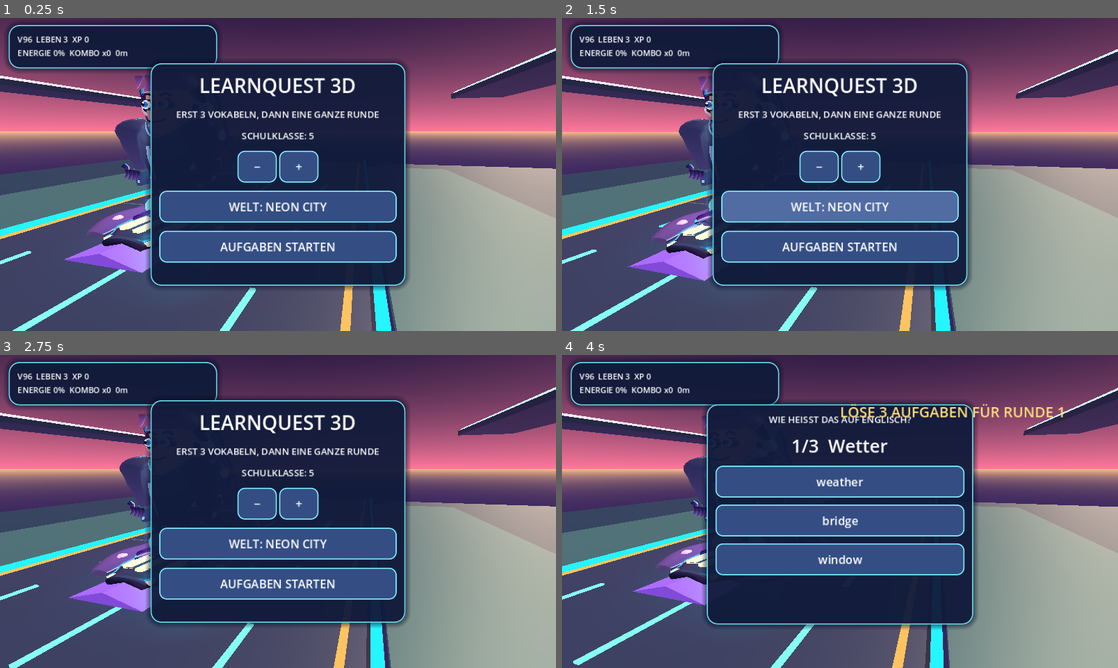
Above: before the commit, frames 1-4 (two rows, left to right).
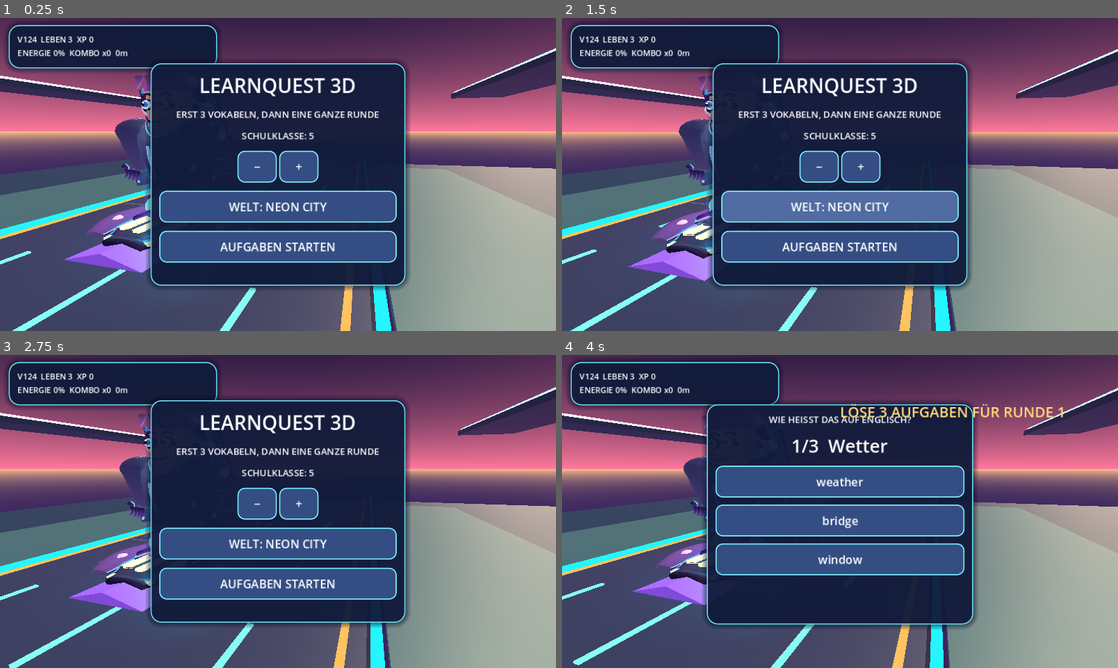
Above: after the commit, the same moments.

Repository: mtothek0703/learnquest-unity-web
Game: Godot game, scene res://main.tscn
Same seed, same stepped clock (60 frames per second), same inputs: the game is played once before the commit and once after it.
Inputs (mouse positions are in pixels of both pictures, inside the frame that each line leads up to):
- Up to frame 1 (0.25 s): no input
- Up to frame 2 (1.5 s): move the mouse to (962, 158) at 0.52 s; hold Right 0.53-1.25 s; hold Q 0.53-1.25 s; click (962, 158) at 0.67 s; tap Space at 0.77, 1.07 s; drag from (728, 190) to (812, 237) at 1.27 s
- Up to frame 3 (2.75 s): move the mouse to (333, 442) at 2.02 s; hold Right from 2.03 s (still down); hold R from 2.03 s (still down)
- Up to frame 4 (4 s): release Right at 2.75 s; release R at 2.75 s; drag from (812, 574) to (673, 464) at 2.77 s; move the mouse to (1006, 558) at 3.52 s; hold Left from 3.53 s (still down); hold E from 3.53 s (still down); tap Space at 3.77 s

The runs differ from the first frame. In frame 1, 0.2% of the frame differs, in the area x 4-17%, y 5-8%; in frame 2, 0.2%; in frame 3, 0.2%; in frame 4, 0.2%.

Commit message:
chore(release): identify stable Neon signal-chain build as V124

Diff:
--- a/godot/world.gd
+++ b/godot/world.gd
@@ -8,7 +8,7 @@
 ]
 # Complete vocabulary missions first; racing is a continuous, finite level.
 const TASKS_PER_ROUND := 3
-const VERSION_LABEL := "V96"
+const VERSION_LABEL := "V124"
 const TouchGestures = preload("res://touch_gestures.gd")
 const WORLD_NAMES := ["NEON CITY", "KRISTALL-CANYON", "STERNEN-HAFEN", "AURORA-GLETSCHER"]
 const WORLD_GOALS := [800.0, 950.0, 1100.0, 1200.0]
